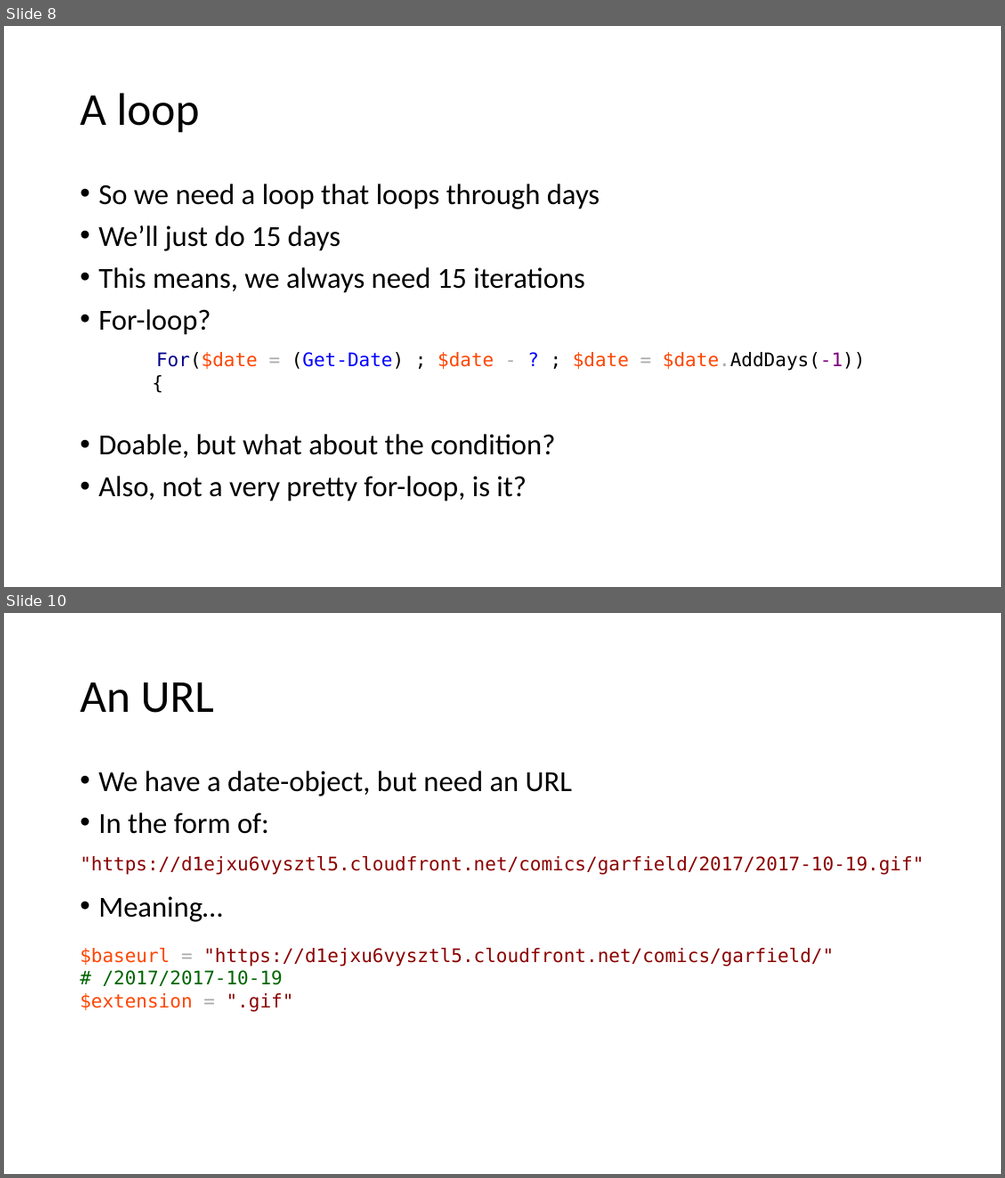
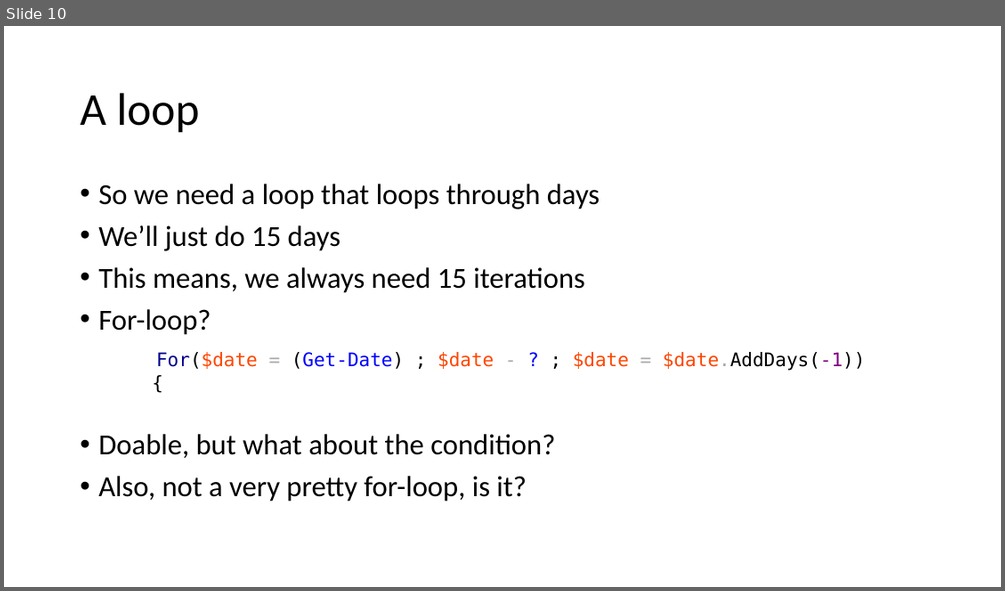
Before and after one commit to mjochen/PS-Technologies, a slide deck: Various/Webscraping/Garfield.pptx. Shown one above the other, each under a label of ours: slides 8 and 10 before the commit, slide 10 after it; the slides between them are not shown. The pictures are 1005x1178 and 1005x591 pixels, drawn with LibreOffice and Linux fonts; fonts in the diff are those of the drawing. Boxes give left, top, right and bottom in pixels: in the first picture for what was removed or moved away, otherwise in the second. Text is boxed around its words. In the diff, an @@ line names an element or a change of style, - is before the commit and + after.

```diff
--- a/Various/Webscraping/Garfield.pptx
+++ b/Various/Webscraping/Garfield.pptx
@@ slide 10 removed at box(4, 613, 1001, 1174), background #FFFFFF @@
@@ title removed at box(80, 682, 214, 713) @@
-An URL
@@ text removed at box(98, 771, 572, 922) @@
-• We have a date-object, but need an URL
-• In the form of:
-• Meaning…
@@ text removed at box(80, 856, 923, 875) @@
-"https://d1ejxu6vysztl5.cloudfront.net/comics/garfield/2017/2017-10-19.gif"
@@ text removed at box(80, 948, 833, 1012) @@
-$baseurl = "https://d1ejxu6vysztl5.cloudfront.net/comics/garfield/"
-# /2017/2017-10-19
-$extension = ".gif"
@@ what was slide 8 is now slide 10 @@
```
Also in this commit, not shown: 10 slides changed, 2 slides added, 12 other files.
